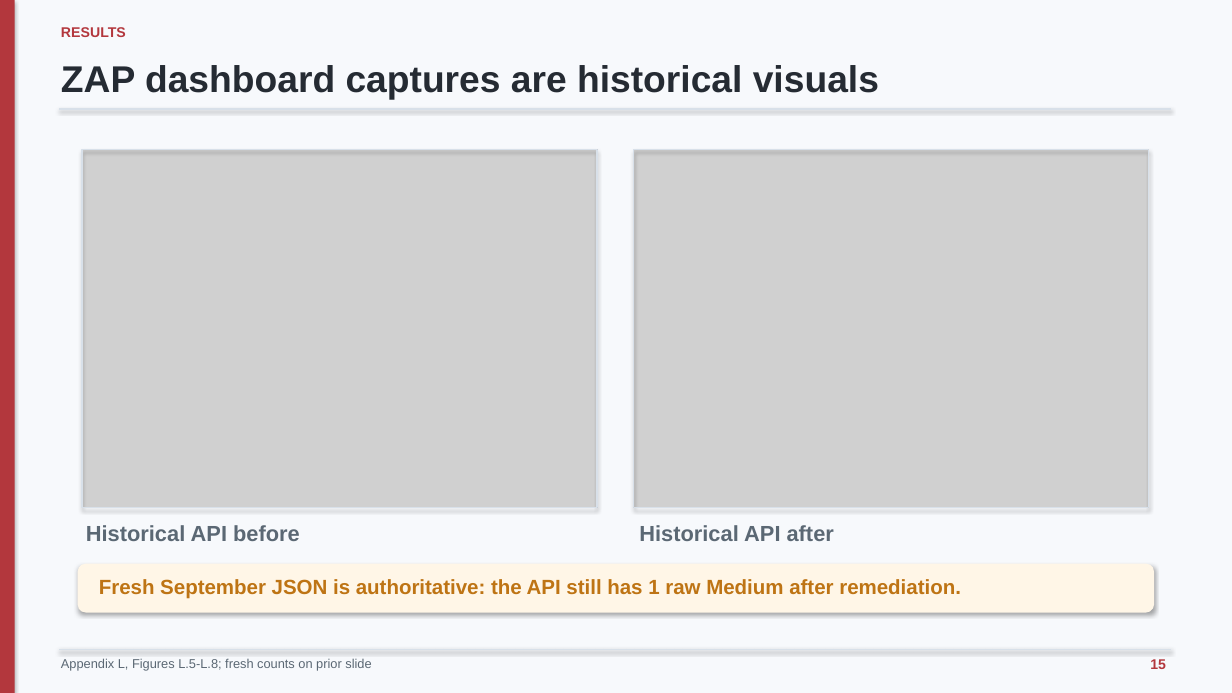
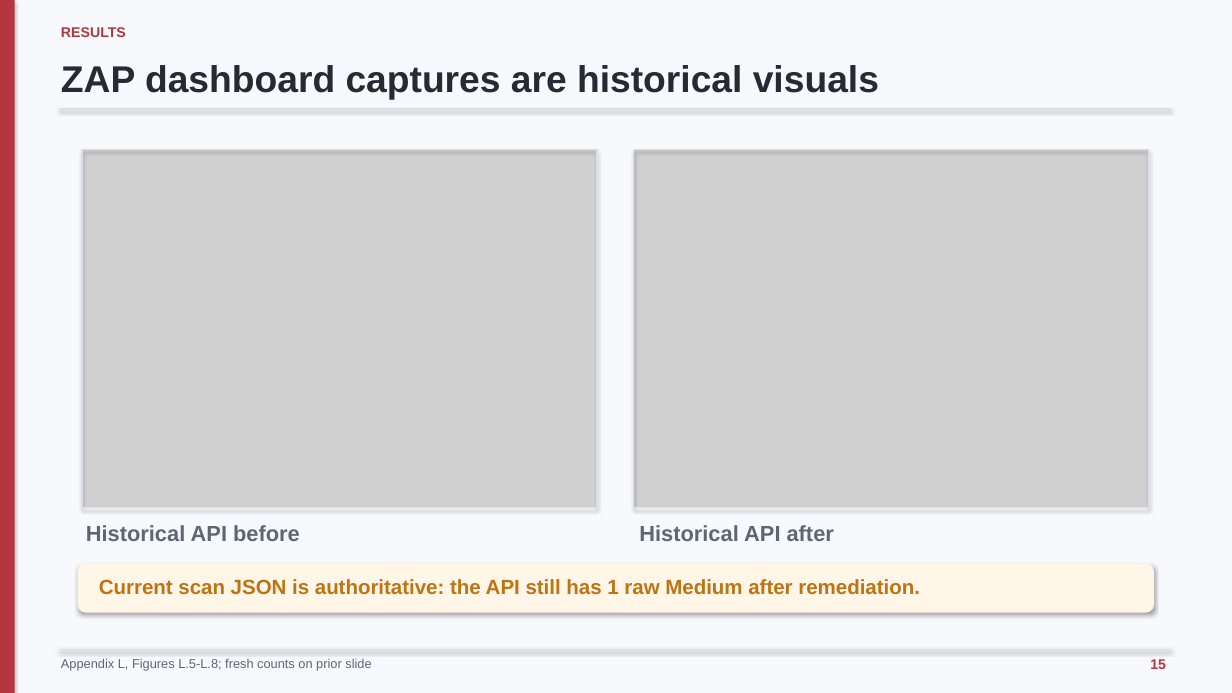
Before and after one commit to minatozaki98/financial-accounting, a slide deck: slide 15 of Document/outputs/final-defense/G6519692_Zaw_Ye_Htut_Ko_Final_Thesis_Defense.pptx. Drawn at 1232x693 pixels with LibreOffice and Linux fonts; fonts in the diff are those of the drawing; grey boxes stand for pictures. Boxes give left, top, right and bottom in pixels: in the first picture for what was removed or moved away, otherwise in the second. Text is boxed around its words. In the diff, an @@ line names an element or a change of style, - is before the commit and + after.

```diff
--- a/Document/outputs/final-defense/G6519692_Zaw_Ye_Htut_Ko_Final_Thesis_Defense.pptx
+++ b/Document/outputs/final-defense/G6519692_Zaw_Ye_Htut_Ko_Final_Thesis_Defense.pptx
@@ text at [99,579,920,594]: text changed @@
-Fresh September JSON is authoritative: the API still has 1 raw Medium after remediation.
+Current scan JSON is authoritative: the API still has 1 raw Medium after remediation.
```
Also in this commit, not shown: 2 other slides changed, 6 other files.
